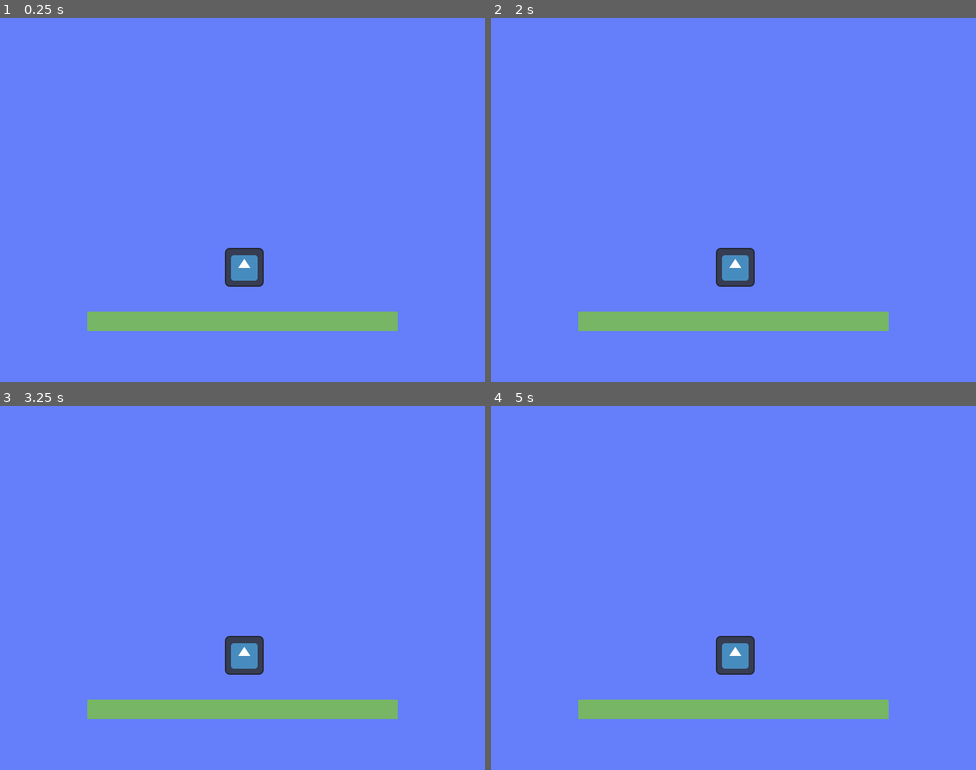
Above: before the commit, frames 1-4 (two rows, left to right).
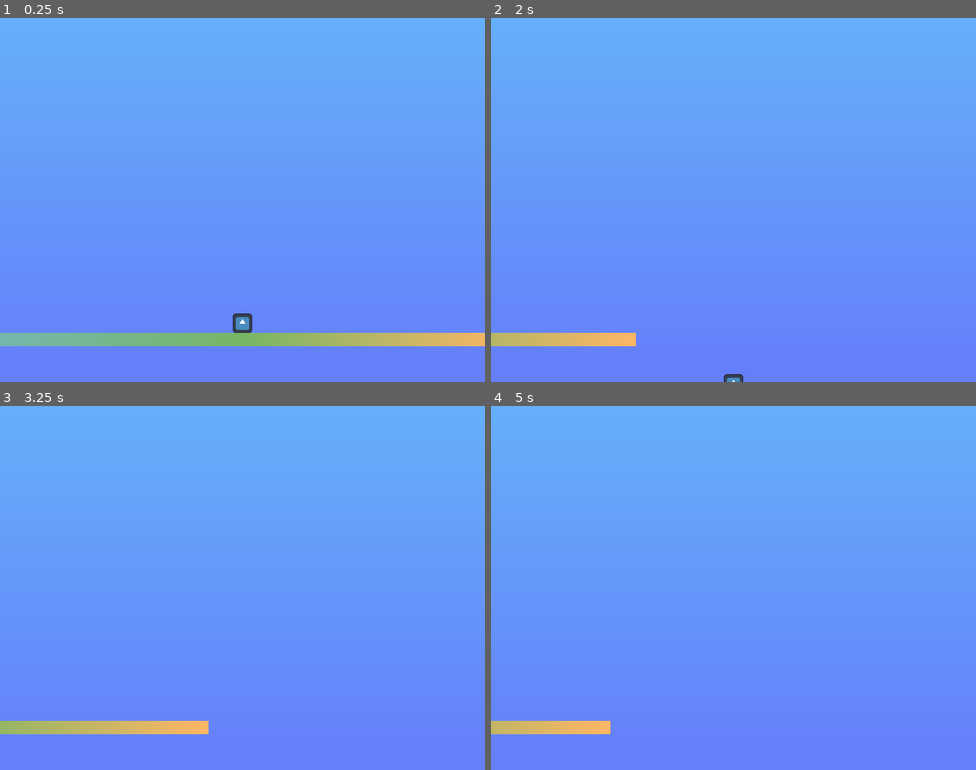
Above: after the commit, the same moments.

Repository: leafcabral/leafs-arcade
Game: Godot game, scene res://main/game_root.tscn
Two runs of this game, one before a commit and one after it. Both use one fixed random seed, a clock stepped at 60 frames per second and the inputs below. The engine's default icon, where the game draws it, is replaced by a stand-in: a white triangle on a blue panel in a dark square.
Inputs:
- Up to frame 1 (0.25 s): no input
- Up to frame 2 (2 s): tap Enter at 0.5 s; hold D (move_right, bound only after the commit) from 0.53 s (still down); tap W (jump, bound only after the commit) at 0.6, 0.77, 1.07, 1.35, 1.52, 1.82 s
- Up to frame 3 (3.25 s): release D (move_right, bound only after the commit) at 2.03 s; hold A (move_left, bound only after the commit) 2.03-2.78 s; tap W (jump, bound only after the commit) at 2.1, 2.85, 3.02 s; hold D (move_right, bound only after the commit) from 2.78 s (still down)
- Up to frame 4 (5 s): tap W (jump, bound only after the commit) at 3.32, 3.6, 3.77, 4.07, 4.35, 4.52, 4.82 s; release D (move_right, bound only after the commit) at 4.28 s; hold A (move_left, bound only after the commit) from 4.28 s (still down)

The runs differ from the first frame. In frame 1, 58% of the frame differs, in the area x 0-100%, y 0-91%; in frame 2, 55%; in frame 3, 56%; in frame 4, 55%.

Commit message:
feat(tower_of_lmao): add basic player movement
Change temporary plataform and background to make movement more visible.

Add camera that follows the player.

Diff:
--- /dev/null
+++ b/5-tower-of-lmao/entities/player/player.gd
@@ -0,0 +1,44 @@
+#@tool
+extends CharacterBody2D
+
+
+@export_range(0, 1000, 0.1, "or_greater") var max_speed := 600.0
+@export_range(0, 5, 0.01, "or_greater") var time_to_accelerate := 0.3
+@export_range(0, 5, 0.01, "or_greater") var time_to_decelerate := 0.0
+@export var change_direction_at_same_speed := true
+@export_group("Vertical Movement")
+@export_range(-10, 10, 0.01) var gravity_multiplier := 1.0
+@export var jump_height := 400.0
+@export var jump_duration := 0.7
+@export_range(0, 1, 0.01) var small_jump_multiplier := 0.5
+
+
+func _physics_process(delta: float) -> void:
+	if Engine.is_editor_hint():
+		return
+
+	_handle_horizontal_movement(delta)
+	_handle_vertical_movement(delta)
+
+	move_and_slide()
+
+
+func _handle_horizontal_movement(delta: float) -> void:
+	var direction := Input.get_axis("move_left", "move_right")
+	var delta_speed := max_speed * delta
+	if signf(direction) == signf(velocity.x):
+		velocity.x = move_toward(velocity.x, direction * max_speed, delta_speed / time_to_accelerate)
+	elif direction and velocity.x and change_direction_at_same_speed:
+		velocity.x = - velocity.x
+	else:
+		velocity.x = move_toward(velocity.x, direction * max_speed, delta_speed / time_to_decelerate)
+
+
+func _handle_vertical_movement(delta: float) -> void:
+	if not is_on_floor():
+		velocity += get_gravity() * gravity_multiplier * delta
+		if Input.is_action_just_released("jump") and velocity.y <= 0:
+			velocity.y *= small_jump_multiplier
+	else:
+		if Input.is_action_just_pressed("jump"):
+			velocity.y = - 2 * jump_height * jump_duration
--- a/5-tower-of-lmao/entities/player/player.tscn
+++ b/5-tower-of-lmao/entities/player/player.tscn
@@ -1,11 +1,15 @@
-[gd_scene load_steps=3 format=3 uid="uid://b6uvxvcf0811"]
+[gd_scene load_steps=4 format=3 uid="uid://b6uvxvcf0811"]
 
+[ext_resource type="Script" uid="uid://bbqag8hc5bpke" path="res://entities/player/player.gd" id="1_abrql"]
 [ext_resource type="Texture2D" uid="uid://dmg650n3i811n" path="res://icon.svg" id="1_symyc"]
 
 [sub_resource type="RectangleShape2D" id="RectangleShape2D_symyc"]
 size = Vector2(64, 64)
 
 [node name="Player" type="CharacterBody2D"]
+script = ExtResource("1_abrql")
+gravity_multiplier = 2.5
+jump_height = 600.0
 metadata/_edit_group_ = true
 
 [node name="Sprite2D" type="Sprite2D" parent="."]
--- a/5-tower-of-lmao/main/game_root.tscn
+++ b/5-tower-of-lmao/main/game_root.tscn
@@ -1,22 +1,37 @@
-[gd_scene load_steps=3 format=3 uid="uid://chtr8cd86u401"]
+[gd_scene load_steps=5 format=3 uid="uid://chtr8cd86u401"]
 
 [ext_resource type="PackedScene" uid="uid://dg2hpc4g0evkm" path="res://main/world/world.tscn" id="1_oc7al"]
 [ext_resource type="PackedScene" uid="uid://b6uvxvcf0811" path="res://entities/player/player.tscn" id="2_mf5tn"]
+
+[sub_resource type="Gradient" id="Gradient_mf5tn"]
+colors = PackedColorArray(0.39607844, 0.49411765, 0.98039216, 1, 0.39607844, 0.6901961, 0.98039216, 1)
+
+[sub_resource type="GradientTexture2D" id="GradientTexture2D_sd42p"]
+gradient = SubResource("Gradient_mf5tn")
+fill_from = Vector2(0, 1)
+fill_to = Vector2(0, 0)
 
 [node name="GameRoot" type="Node"]
 
 [node name="Background" type="CanvasLayer" parent="."]
 layer = -1
 
-[node name="MainColor" type="ColorRect" parent="Background"]
+[node name="TextureRect" type="TextureRect" parent="Background"]
 anchors_preset = 15
 anchor_right = 1.0
 anchor_bottom = 1.0
 grow_horizontal = 2
 grow_vertical = 2
-color = Color(0.3962834, 0.4936691, 0.98049575, 1)
+texture = SubResource("GradientTexture2D_sd42p")
 
 [node name="World" parent="." instance=ExtResource("1_oc7al")]
 
 [node name="Player" parent="World" instance=ExtResource("2_mf5tn")]
-position = Vector2(403, 411)
+position = Vector2(400, 400)
+scale = Vector2(0.7, 0.7)
+
+[node name="CameraFollow" type="Camera2D" parent="World/Player"]
+zoom = Vector2(0.7, 0.7)
+limit_bottom = 600
+drag_left_margin = 0.1
+drag_right_margin = 0.1
--- a/5-tower-of-lmao/main/world/world.tscn
+++ b/5-tower-of-lmao/main/world/world.tscn
@@ -1,8 +1,8 @@
 [gd_scene load_steps=4 format=3 uid="uid://dg2hpc4g0evkm"]
 
 [sub_resource type="Gradient" id="Gradient_auiua"]
-offsets = PackedFloat32Array(0)
-colors = PackedColorArray(0.4627451, 0.7137255, 0.39607844, 1)
+offsets = PackedFloat32Array(0, 0.5, 1)
+colors = PackedColorArray(0.4627451, 0.7137255, 0.7176471, 1, 0.4627451, 0.7137255, 0.39607844, 1, 1, 0.7137255, 0.39607844, 1)
 
 [sub_resource type="GradientTexture2D" id="GradientTexture2D_myska"]
 gradient = SubResource("Gradient_auiua")
@@ -16,7 +16,7 @@
 
 [node name="Floor" type="StaticBody2D" parent="."]
 position = Vector2(400, 500)
-scale = Vector2(2, 2)
+scale = Vector2(5, 2)
 metadata/_edit_group_ = true
 
 [node name="Sprite2D" type="Sprite2D" parent="Floor"]
--- a/5-tower-of-lmao/project.godot
+++ b/5-tower-of-lmao/project.godot
@@ -25,6 +25,28 @@
 
 project/assembly_name="Leaf-s Arcade- Tower of LMAO"
 
+[input]
+
+move_left={
+"deadzone": 0.2,
+"events": [Object(InputEventKey,"resource_local_to_scene":false,"resource_name":"","device":-1,"window_id":0,"alt_pressed":false,"shift_pressed":false,"ctrl_pressed":false,"meta_pressed":false,"pressed":false,"keycode":0,"physical_keycode":65,"key_label":0,"unicode":97,"location":0,"echo":false,"script":null)
+, Object(InputEventKey,"resource_local_to_scene":false,"resource_name":"","device":-1,"window_id":0,"alt_pressed":false,"shift_pressed":false,"ctrl_pressed":false,"meta_pressed":false,"pressed":false,"keycode":0,"physical_keycode":4194319,"key_label":0,"unicode":0,"location":0,"echo":false,"script":null)
+]
+}
+move_right={
+"deadzone": 0.2,
+"events": [Object(InputEventKey,"resource_local_to_scene":false,"resource_name":"","device":-1,"window_id":0,"alt_pressed":false,"shift_pressed":false,"ctrl_pressed":false,"meta_pressed":false,"pressed":false,"keycode":0,"physical_keycode":68,"key_label":0,"unicode":100,"location":0,"echo":false,"script":null)
+, Object(InputEventKey,"resource_local_to_scene":false,"resource_name":"","device":-1,"window_id":0,"alt_pressed":false,"shift_pressed":false,"ctrl_pressed":false,"meta_pressed":false,"pressed":false,"keycode":0,"physical_keycode":4194321,"key_label":0,"unicode":0,"location":0,"echo":false,"script":null)
+]
+}
+jump={
+"deadzone": 0.2,
+"events": [Object(InputEventKey,"resource_local_to_scene":false,"resource_name":"","device":-1,"window_id":0,"alt_pressed":false,"shift_pressed":false,"ctrl_pressed":false,"meta_pressed":false,"pressed":false,"keycode":0,"physical_keycode":87,"key_label":0,"unicode":119,"location":0,"echo":false,"script":null)
+, Object(InputEventKey,"resource_local_to_scene":false,"resource_name":"","device":-1,"window_id":0,"alt_pressed":false,"shift_pressed":false,"ctrl_pressed":false,"meta_pressed":false,"pressed":false,"keycode":0,"physical_keycode":4194320,"key_label":0,"unicode":0,"location":0,"echo":false,"script":null)
+, Object(InputEventKey,"resource_local_to_scene":false,"resource_name":"","device":-1,"window_id":0,"alt_pressed":false,"shift_pressed":false,"ctrl_pressed":false,"meta_pressed":false,"pressed":false,"keycode":0,"physical_keycode":32,"key_label":0,"unicode":32,"location":0,"echo":false,"script":null)
+]
+}
+
 [rendering]
 
 renderer/rendering_method="gl_compatibility"
Not shown, added: 5-tower-of-lmao/entities/player/player.gd.uid
